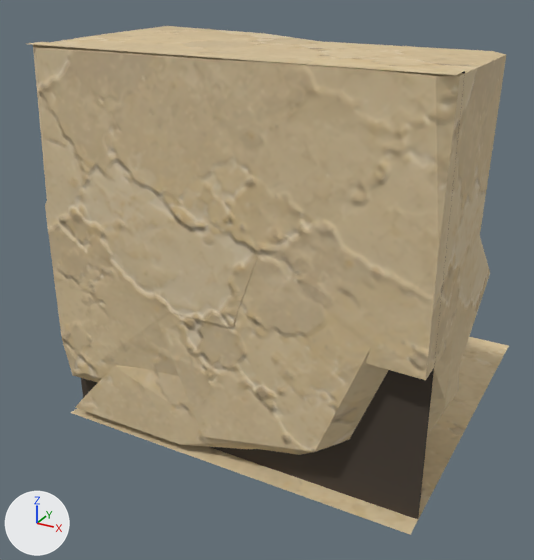
Before and after pictures for a commit that changed the glTF model assets/custom/models/ground_modules/ground_square_edge_08.glb.
Rendered twice from a 50 mm lens placed at (1.34, -1.284, 1.186), pointed at (0.423, 0.384, 0.352). Lighting does not change. The marker at lower left points along +X, +Y and +Z. The older version comes first.

Before the edit, the objects in view are built like this:
```python
mat_groundmodulerecess = principled_material('GroundModuleRecess')
mat_groundmodulerecess.base_color = (0.06, 0.045, 0.032)  # brown #453c32
mat_groundmodulerecess.roughness = 0.95
me_groundsquareedge08_bodyreliefmesh = bpy.data.meshes.new('GroundSquareEdge08_BodyReliefMesh')
me_groundsquareedge08_bodyreliefmesh.from_pydata(...)  # 136 vertices, 230 faces; spans x 0.0..1.0, y 0.0..1.0, z 0.0..1.0
# faces by material slot: [10, 210, 10]
me_groundsquareedge08_bodyreliefmesh.materials.append(mat_sandstone_plate_1_007)
me_groundsquareedge08_bodyreliefmesh.materials.append(mat_sandstone_plate_15_003)
me_groundsquareedge08_bodyreliefmesh.materials.append(mat_groundmodulerecess)  # brown #453c32
ob_groundsquareedge08_body = bpy.data.objects.new('GroundSquareEdge08_Body', me_groundsquareedge08_bodyreliefmesh)
ob_groundsquareedge08_body.location = (0.0, 0.0, 0.0)
```
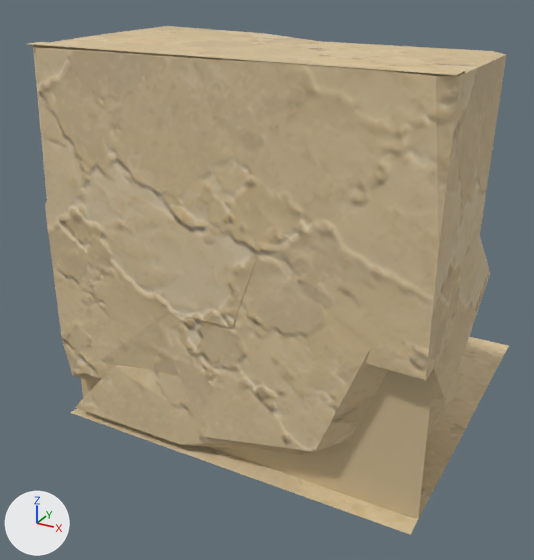
Where the change shows, as pixel boxes [x1, y1, x2, y2] in the pictures (534 x 560 px):
'GroundSquareEdge08_Body', recoloured
    both: [78, 69, 468, 529]

The edits, one by one:
Material 'GroundModuleRecess' (mat_groundmodulerecess) changes colour from brown #453c32 to beige #cdb890; in linear values from (0.06, 0.045, 0.032) to (0.61, 0.48, 0.28).
